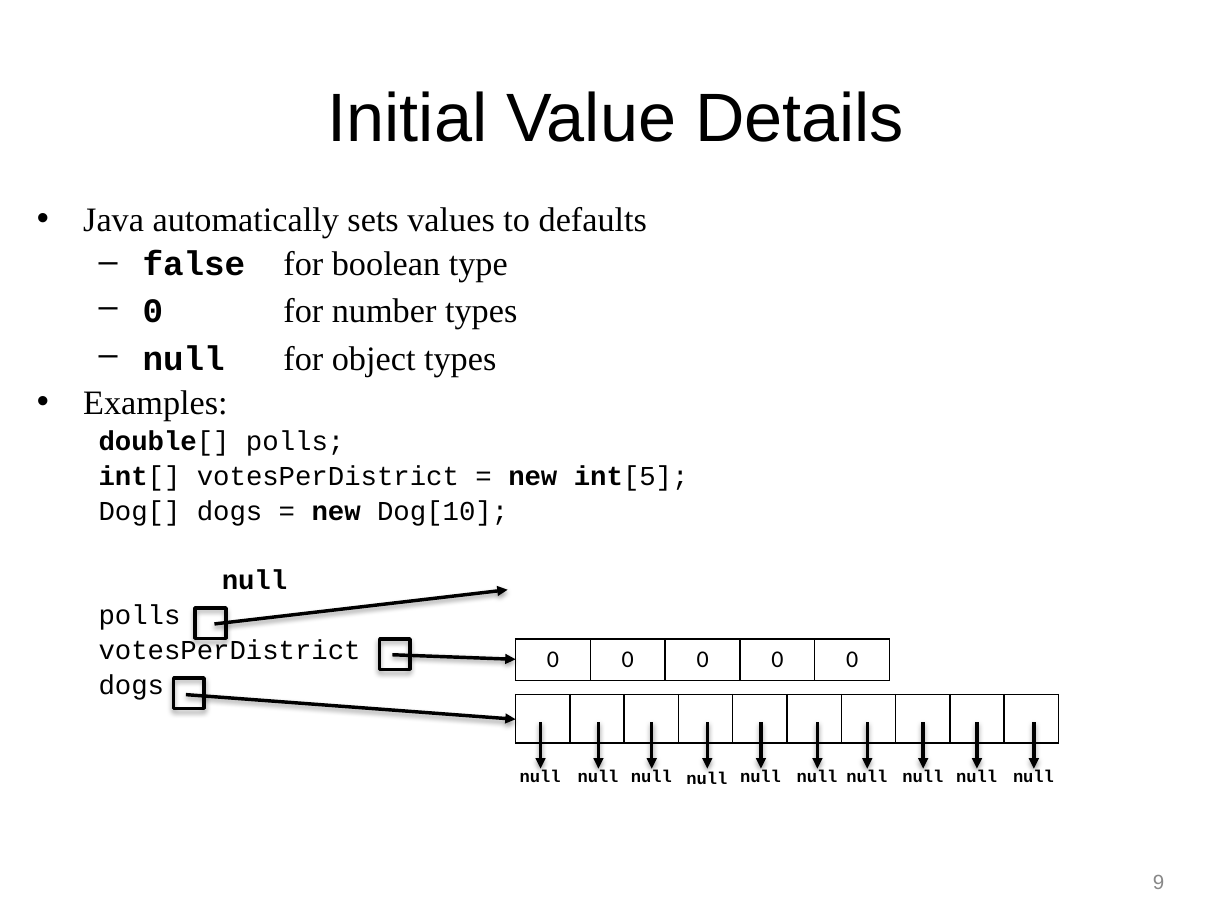
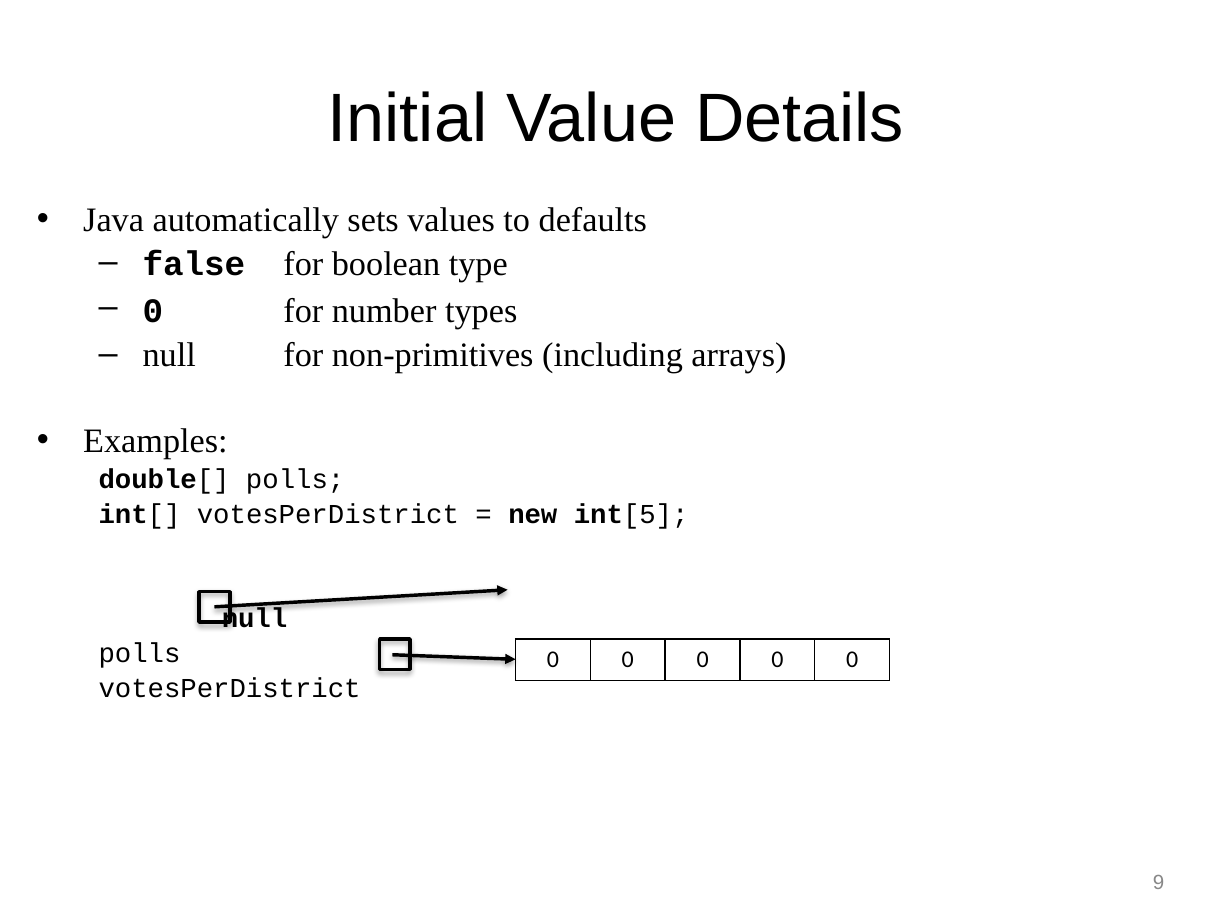
Before and after one commit to RHIT-CSSE/csse220, a slide deck: slide 9 of ClassMaterials/ArraysAnd2DArrays/Slides/Part2-JavaBuiltInArrays.pptx. Drawn at 1232x924 pixels with LibreOffice and Linux fonts; fonts in the diff are those of the drawing. Boxes give left, top, right and bottom in pixels: in the first picture for what was removed or moved away, otherwise in the second. Text is boxed around its words. In the diff, an @@ line names an element or a change of style, - is before the commit and + after.

```diff
--- a/ClassMaterials/ArraysAnd2DArrays/Slides/Part2-JavaBuiltInArrays.pptx
+++ b/ClassMaterials/ArraysAnd2DArrays/Slides/Part2-JavaBuiltInArrays.pptx
@@ text at box(143, 342, 786, 373): text changed @@
-  – null for object types
+  – null for non-primitives (including arrays)
@@ text at box(99, 500, 508, 526): paragraph removed @@
-  Dog[] dogs = new Dog[10];
@@ rectangle: place and size @@
-rectangle at box(195, 609, 225, 639)
+rectangle at box(200, 591, 230, 622)
@@ arrow moved from (214, 623) - (508, 590) to (214, 607) - (508, 590) @@
@@ text at box(99, 674, 165, 700): paragraph removed @@
-  dogs
@@ rectangle removed at box(174, 678, 205, 708) @@
@@ arrow removed from (186, 695) to (516, 719) @@
@@ table removed at box(516, 695, 1058, 744), 1 rows, 10 columns @@
- |  |  |  |  |  |  |  |  | 
@@ arrow removed from (541, 722) to (541, 769) @@
@@ arrow removed from (599, 722) to (599, 769) @@
@@ arrow removed from (652, 722) to (652, 769) @@
@@ arrow removed from (707, 722) to (707, 769) @@
@@ arrow removed from (761, 722) to (761, 769) @@
@@ arrow removed from (817, 722) to (817, 769) @@
@@ arrow removed from (867, 722) to (867, 769) @@
@@ arrow removed from (923, 722) to (923, 769) @@
@@ arrow removed from (977, 722) to (977, 769) @@
@@ arrow removed from (1034, 722) to (1034, 769) @@
@@ text removed at box(520, 770, 561, 782) @@
-null
@@ text removed at box(578, 770, 619, 782) @@
-null
@@ text removed at box(631, 770, 672, 782) @@
-null
@@ text removed at box(686, 771, 727, 784) @@
-null
@@ text removed at box(740, 770, 781, 782) @@
-null
@@ text removed at box(797, 770, 838, 782) @@
-null
@@ text removed at box(846, 770, 887, 782) @@
-null
@@ text removed at box(902, 770, 943, 782) @@
-null
@@ text removed at box(956, 770, 997, 782) @@
-null
@@ text removed at box(1013, 770, 1054, 782) @@
-null
```
Also in this commit, not shown: 3 other slides changed, 1 slide removed, 12 other files.
